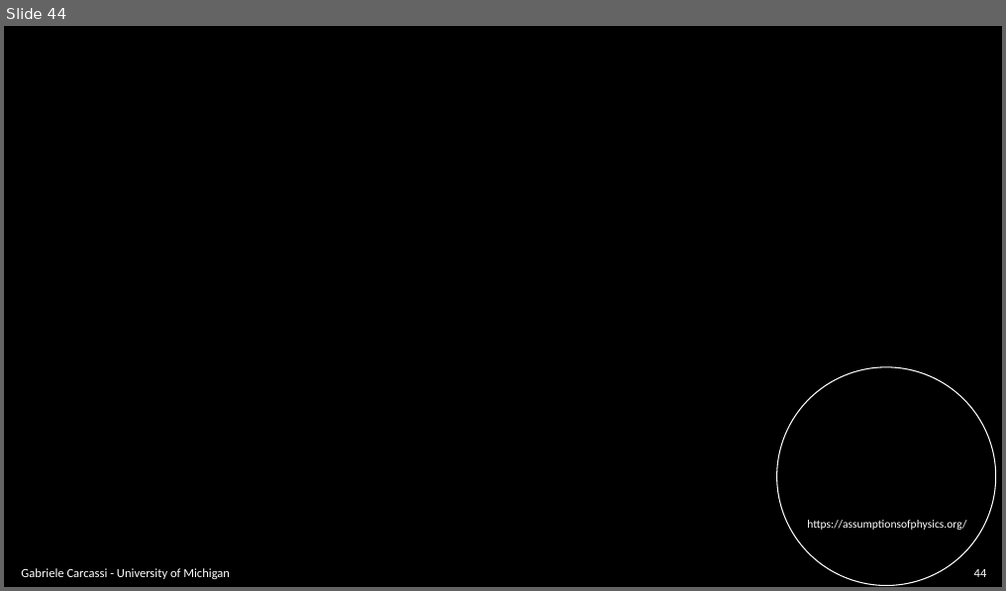
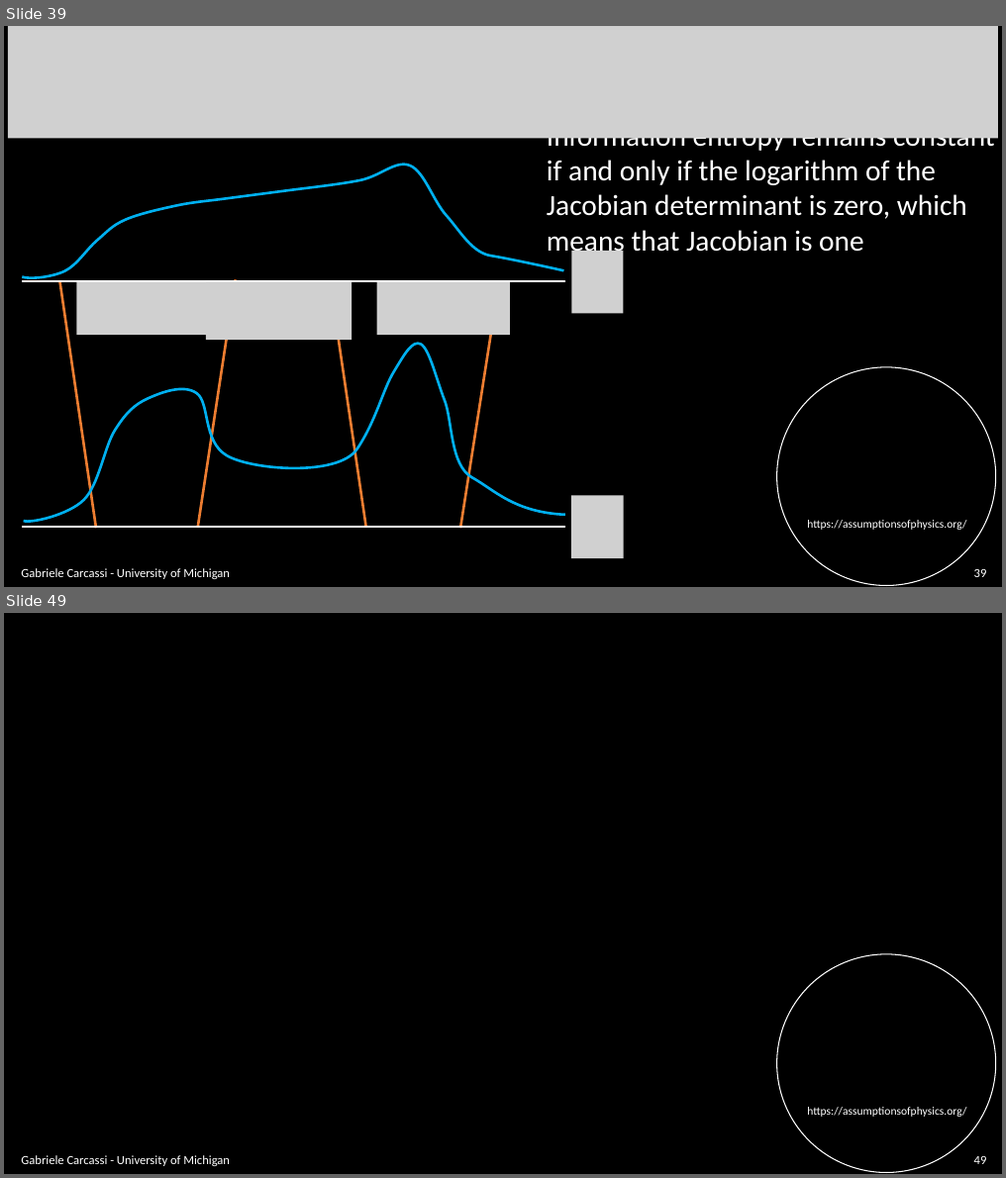
Before and after one commit to assumptionsofphysics/slides, a slide deck: BookCompanions-v2/RP-Class-3.pptx. Shown one above the other, each under a label of ours: slide 44 before the commit, slides 39 and 49 after it; the slides between them are not shown. The pictures are 1006x591 and 1006x1178 pixels, drawn with LibreOffice and Linux fonts; fonts in the diff are those of the drawing; grey boxes stand for pictures; background and template pictures are left out. Boxes give left, top, right and bottom in pixels: in the first picture for what was removed or moved away, otherwise in the second. Text is boxed around its words. In the diff, an @@ line names an element or a change of style, - is before the commit and + after.

```diff
--- a/BookCompanions-v2/RP-Class-3.pptx
+++ b/BookCompanions-v2/RP-Class-3.pptx
@@ slide 39 added at [4,26,1002,587], background #000000; not listed: 2 template elements that a slide beside it also shows @@
@@ picture added at [8,26,998,138] @@
@@ text added at [547,138,995,258], 28 pt, text #FFFFFF @@
+Information entropy remains constant
+if and only if the logarithm of the
+Jacobian determinant is zero, which
+means that Jacobian is one
@@ freeform shape added at [22,165,564,278], outline #00B0F0 2.5 pt @@
@@ picture added at [571,251,623,313] @@
@@ line added from (22, 282) to (565, 282), #FFFFFF 2 pt @@
@@ line added from (60, 282) to (96, 528), #ED7D31 2.5 pt @@
@@ picture added at [76,282,210,335] @@
@@ line added from (236, 279) to (198, 528), #ED7D31 2.5 pt @@
@@ picture added at [206,282,352,340] @@
@@ line added from (330, 282) to (366, 526), #ED7D31 2.5 pt @@
@@ picture added at [377,282,510,335] @@
@@ line added from (499, 283) to (460, 528), #ED7D31 2.5 pt @@
@@ freeform shape added at [24,344,565,522], outline #00B0F0 2.5 pt @@
@@ picture added at [571,496,624,559] @@
@@ line added from (22, 528) to (565, 528), #FFFFFF 2 pt @@
@@ text added at [21,569,230,579], 12 pt, text #FFFFFF @@
+Gabriele Carcassi - University of Michigan
@@ page number added at [974,570,987,577], 12 pt, text #FFFFFF @@
+39
@@ what was slide 44 is now slide 49 @@
@@ page number at [974,1157,987,1164]: text changed @@
-44
+49
```
Also in this commit, not shown: 31 slides changed, 5 other slides added, 1 slide removed.
